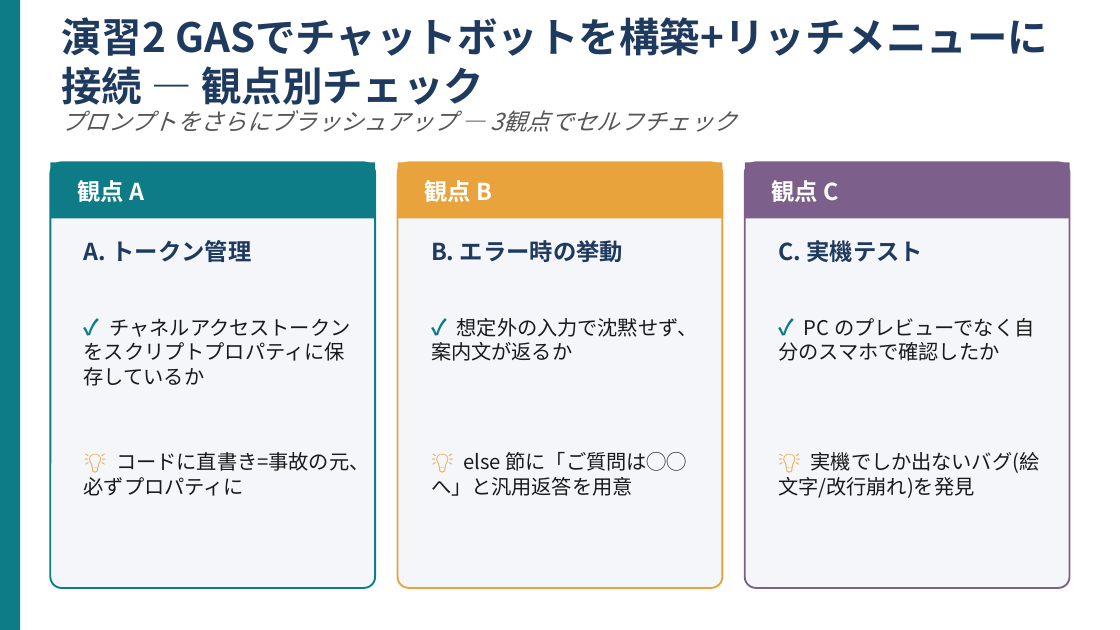
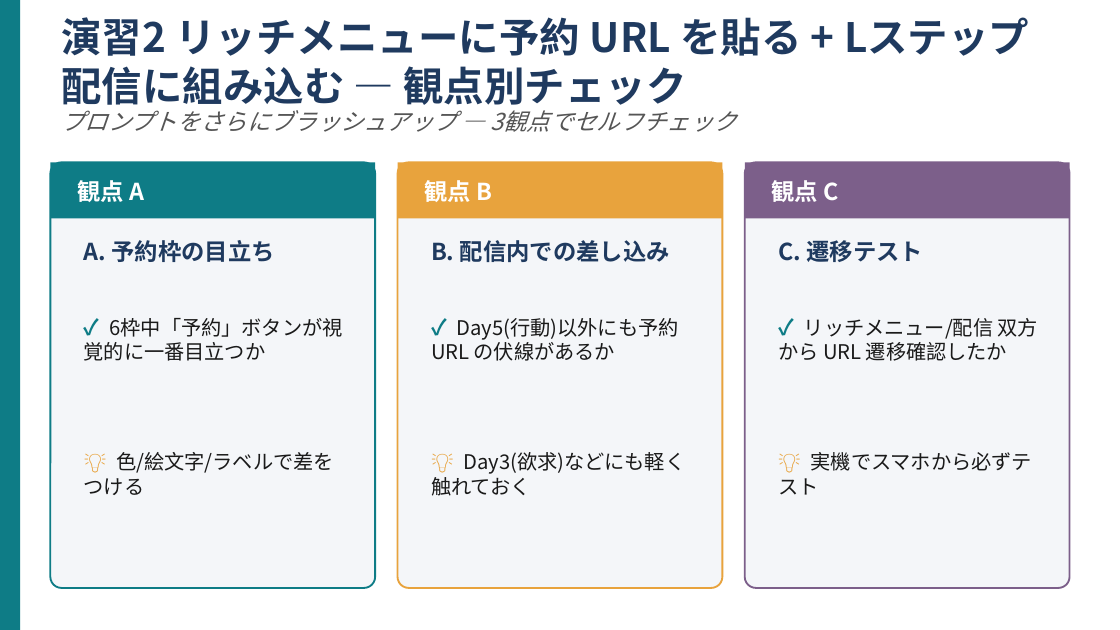
Before and after one commit to kana-story-321/github.io, a slide deck: slide 7 of lecture_pptx/out/s11/ワーク01.pptx. Drawn at 1120x630 pixels with LibreOffice and Linux fonts; fonts in the diff are those of the drawing. Boxes give left, top, right and bottom in pixels: in the first picture for what was removed or moved away, otherwise in the second. Text is boxed around its words. In the diff, an @@ line names an element or a change of style, - is before the commit and + after.

```diff
--- a/lecture_pptx/out/s11/ワーク01.pptx
+++ b/lecture_pptx/out/s11/ワーク01.pptx
@@ text at (61,17,801,113): text changed @@
-演習2 GASでチャットボットを構築+リッチメニューに接続 — 観点別チェック
+演習2 リッチメニューに予約 URL を貼る + Lステップ配信に組み込む — 観点別チェック
@@ text at (84,240,275,262): text changed @@
-A. トークン管理
+A. 予約枠の目立ち
@@ text at (431,240,670,262): text changed @@
-B. エラー時の挙動
+B. 配信内での差し込み
@@ text at (778,240,923,262): text changed @@
-C. 実機テスト
+C. 遷移テスト
@@ text at (84,318,343,361): text changed @@
-✓ チャネルアクセストークンをスクリプトプロパティに保存しているか
+✓ 6枠中「予約」ボタンが視覚的に一番目立つか
@@ text at (431,318,679,361): text changed @@
-✓ 想定外の入力で沈黙せず、案内文が返るか
+✓ Day5(行動)以外にも予約 URL の伏線があるか
@@ text at (778,318,1038,361): text changed @@
-✓ PC のプレビューでなく自分のスマホで確認したか
+✓ リッチメニュー/配信 双方から URL 遷移確認したか
@@ text at (84,452,334,495): text changed @@
-💡 コードに直書き=事故の元、必ずプロパティに
+💡 色/絵文字/ラベルで差をつける
@@ text at (431,452,686,496): text changed @@
-💡 else 節に「ご質問は◯◯へ」と汎用返答を用意
+💡 Day3(欲求)などにも軽く触れておく
@@ text at (778,452,1032,495): text changed @@
-💡 実機でしか出ないバグ(絵文字/改行崩れ)を発見
+💡 実機でスマホから必ずテスト
```
Also in this commit, not shown: 7 other slides changed, 5 other files.
